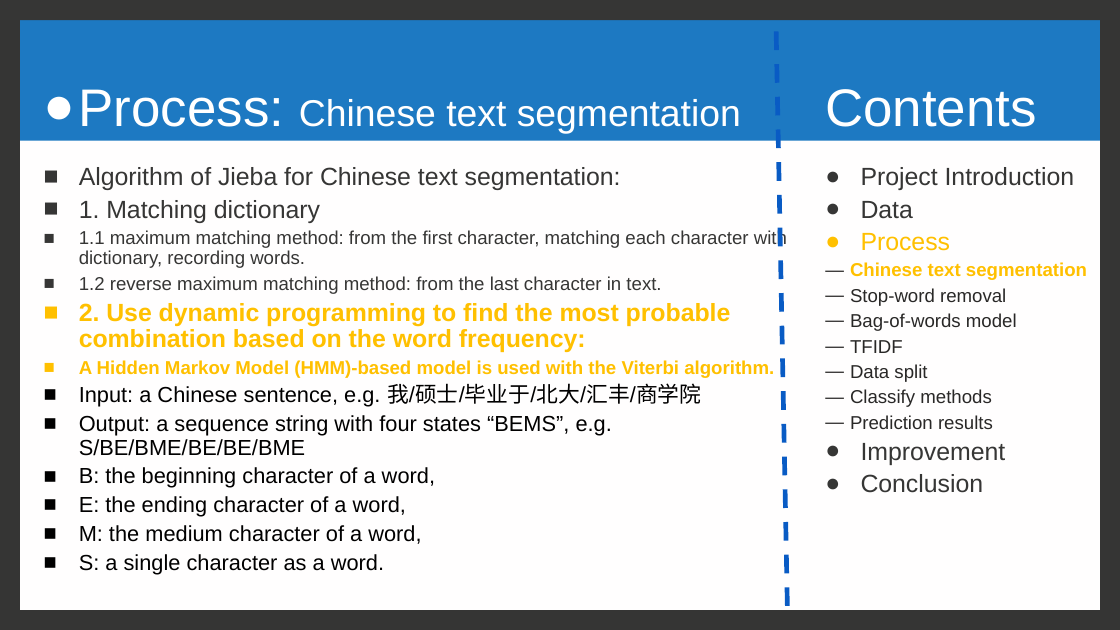
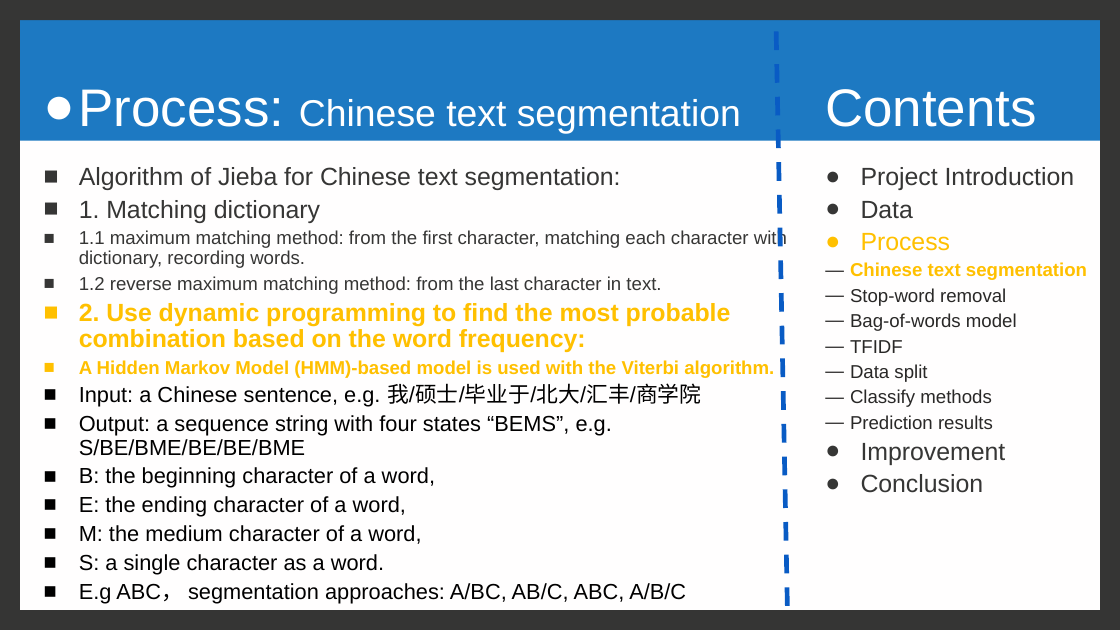
Before and after one commit to renee-wangyu/2016.M3.TQF-ML.HotelReviewSentiment, a slide deck: slide 8 of pre_wangyu.pptx. Drawn at 1120x630 pixels with LibreOffice and Linux fonts; fonts in the diff are those of the drawing. Boxes give left, top, right and bottom in pixels: in the first picture for what was removed or moved away, otherwise in the second. Text is boxed around its words. In the diff, an @@ line names an element or a change of style, - is before the commit and + after.

```diff
--- a/pre_wangyu.pptx
+++ b/pre_wangyu.pptx
@@ text at [79, 583, 686, 603]: paragraph added @@
+  ■ E.g ABC， segmentation approaches: A/BC, AB/C, ABC, A/B/C
```
Also in this commit, not shown: 1 other slide changed.
